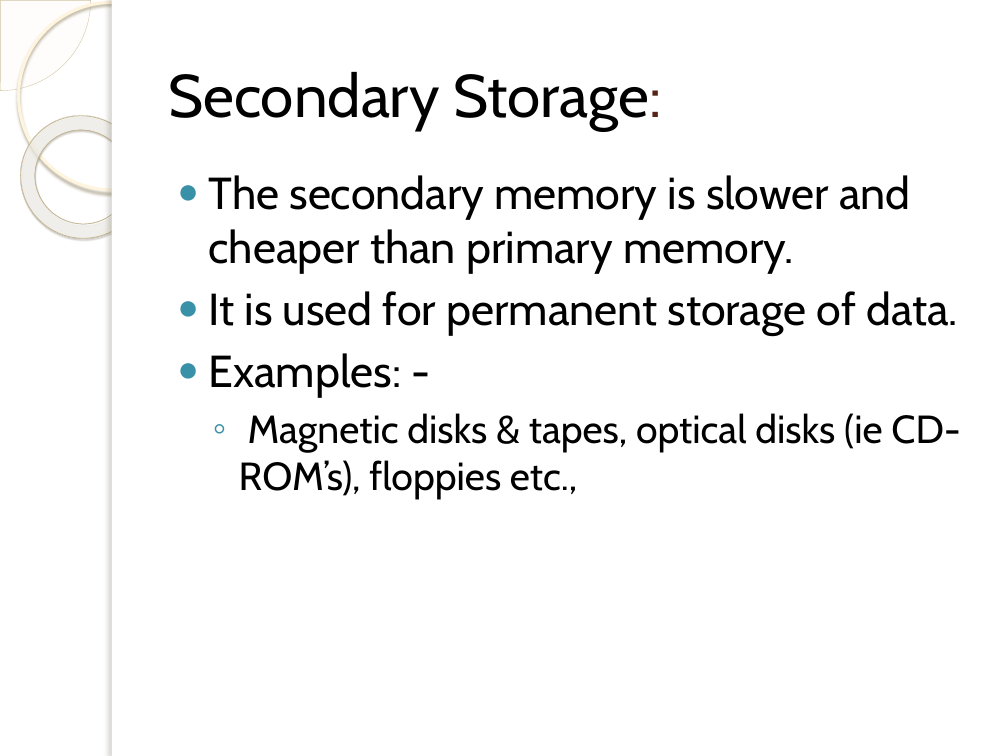
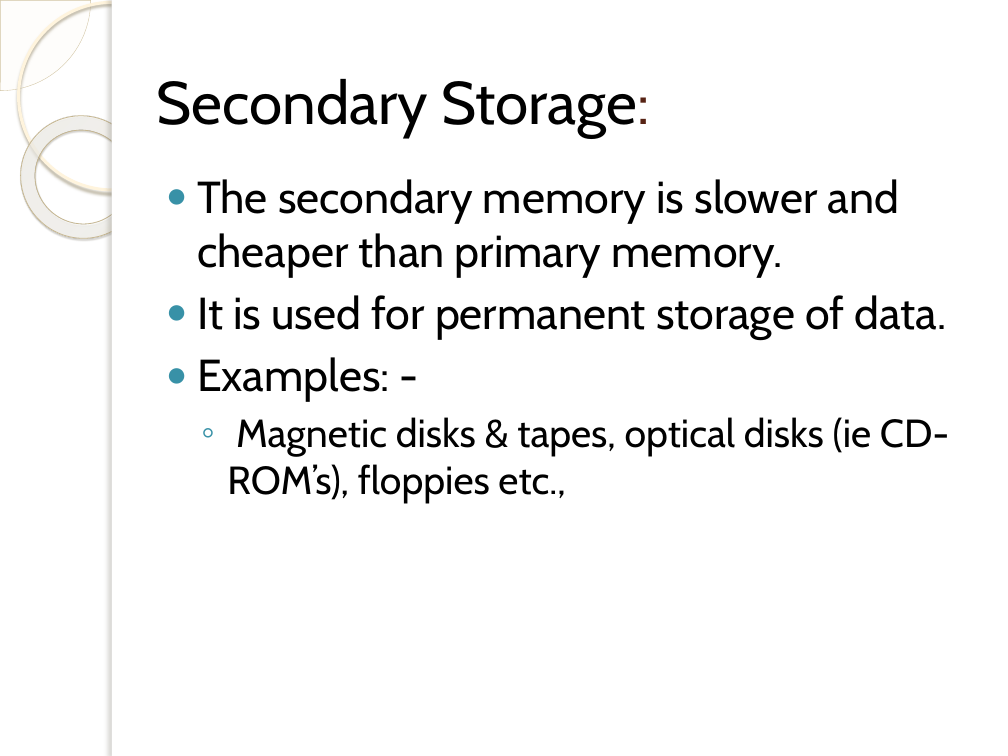
Before and after one commit to VishalChudasama08/MCA, a slide deck: slide 16 of Sem-1/FOC/Unit-1/unit-1 PPT updated.pptx. Drawn at 1008x756 pixels with LibreOffice and Linux fonts; fonts in the diff are those of the drawing; background and template pictures are left out. Boxes give left, top, right and bottom in pixels: in the first picture for what was removed or moved away, otherwise in the second. Text is boxed around its words. In the diff, an @@ line names an element or a change of style, - is before the commit and + after.

```diff
--- a/Sem-1/FOC/Unit-1/unit-1 PPT updated.pptx
+++ b/Sem-1/FOC/Unit-1/unit-1 PPT updated.pptx
@@ title "Secondary Storage:": place and size @@
-title "Secondary Storage:" at [168,72,661,130]
+title "Secondary Storage:" at [157,79,650,138]
@@ text "The secondary memory is slower ...": place and size @@
-text "The secondary memory is slower ..." at [209,175,960,500]
+text "The secondary memory is slower ..." at [197,179,949,504]
```
Also in this commit, not shown: 13 other slides changed, 11 slides added, 9 other files.
